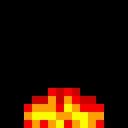
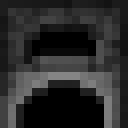
Layers edited between the first and the second (128, 128) image:
showed "Layer 5" over (x1=0, y1=0, x2=128, y2=128)
showed "Layer 3" over (x1=0, y1=0, x2=128, y2=128)
